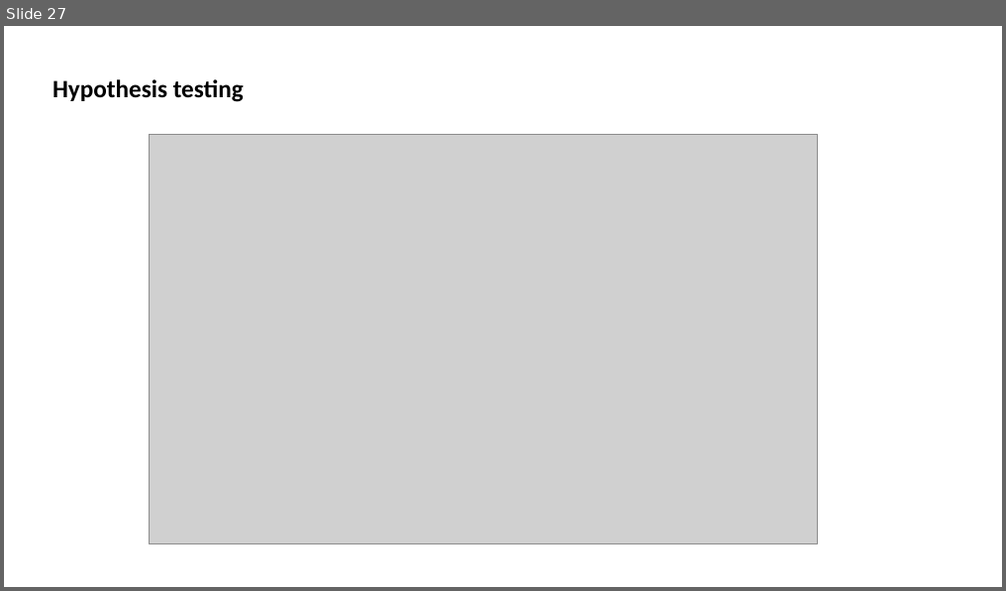
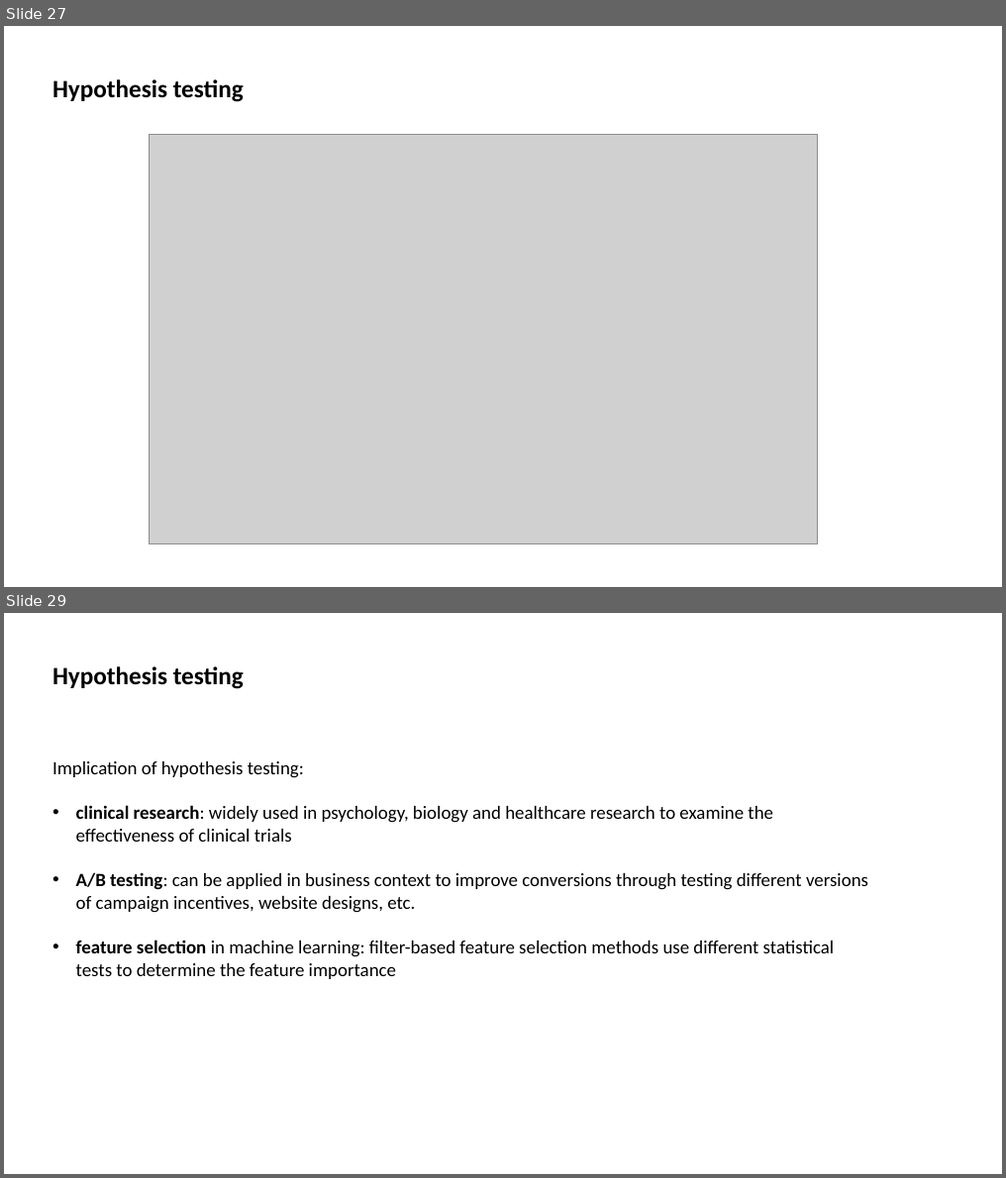
Before and after one commit to MarcoCalbucci/DataAnalytics, a slide deck: Probability_Statistics/Probability_Statistics_intro.pptx. Shown one above the other, each under a label of ours: slide 27 before the commit, slides 27 and 29 after it; the slides between them are not shown. The pictures are 1006x591 and 1006x1178 pixels, drawn with LibreOffice and Linux fonts; fonts in the diff are those of the drawing; grey boxes stand for pictures. Boxes give left, top, right and bottom in pixels: in the first picture for what was removed or moved away, otherwise in the second. Text is boxed around its words. In the diff, an @@ line names an element or a change of style, - is before the commit and + after.

```diff
--- a/Probability_Statistics/Probability_Statistics_intro.pptx
+++ b/Probability_Statistics/Probability_Statistics_intro.pptx
@@ slide 29 added at [4,613,1002,1174], background #FFFFFF @@
@@ text added at [53,666,244,689], 24 pt, text #000000, bold @@
+Hypothesis testing
@@ text added at [53,761,868,979], 18 pt, text #000000 @@
+Implication of hypothesis testing:
+• clinical research: widely used in psychology, biology and healthcare research to examine the effectiveness of clinical trials
+• A/B testing: can be applied in business context to improve conversions through testing different versions of campaign incentives, website designs, etc.
+• feature selection in machine learning: filter-based feature selection methods use different statistical tests to determine the feature importance
```
Also in this commit, not shown: 3 slides changed, 1 other slide added, 6 other files.
